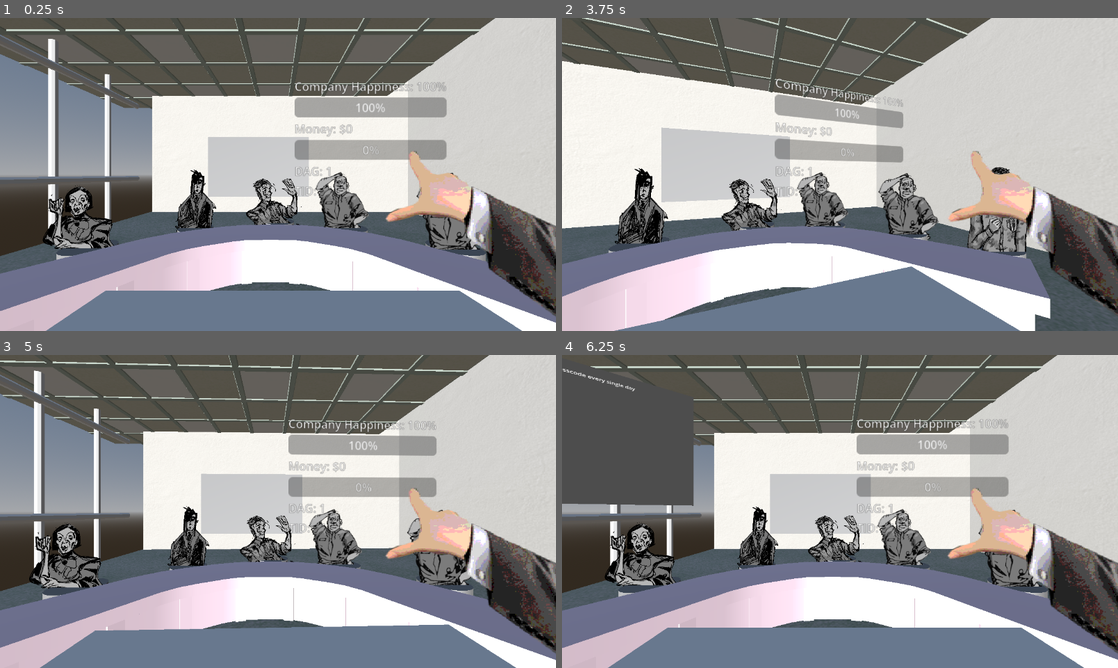
Above: before the commit, frames 1-4 (two rows, left to right).
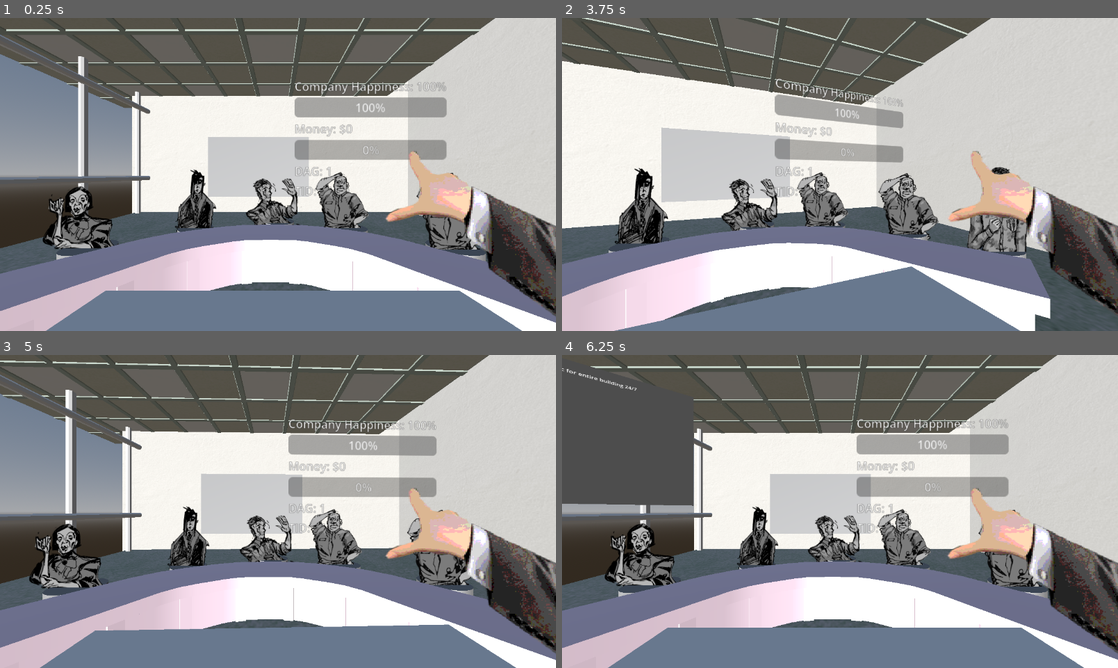
Above: after the commit, the same moments.

Repository: DebugCookie/FIB_GameJam
Game: Godot game, scene res://maxTestScene.tscn
The game is run twice, just before and just after one commit, with the same random seed, the same clock (stepped at 60 frames per second) and the same inputs.
Inputs (mouse positions are in pixels of both pictures, inside the frame that each line leads up to):
- Up to frame 1 (0.25 s): no input
- Up to frame 2 (3.75 s): tap Enter (ui_accept) at 0.5, 0.77, 1.25, 1.52, 2, 2.75, 3.02, 3.5 s; move the mouse to (962, 158) at 0.52 s; hold Right (ui_right) 0.53-1.28 s; click (962, 158) at 0.67 s; move the mouse to (728, 190) at 1.27 s; hold Down (ui_down) 1.28-2.03 s; move the mouse to (895, 105) at 2.02 s; hold Right (ui_right) 2.03-2.78 s; move the mouse to (812, 237) at 2.77 s; hold Up (ui_up) 2.78-3.53 s; click (812, 237) at 2.92 s; move the mouse to (1006, 221) at 3.52 s; hold Left (ui_left) from 3.53 s (still down)
- Up to frame 3 (5 s): keep holding Left (ui_left); tap Enter (ui_accept) at 3.77, 4.52 s; move the mouse to (111, 464) at 4.27 s
- Up to frame 4 (6.25 s): move the mouse to (867, 511) at 5.02 s; release Left (ui_left) at 5.03 s; hold Down (ui_down) 5.03-5.78 s; click (867, 511) at 5.17 s; tap Enter (ui_accept) at 5.75, 6.02 s; move the mouse to (756, 433) at 5.77 s; hold Right (ui_right) from 5.78 s (still down)

The runs differ from the first frame. In frame 1, 4.1% of the frame differs, in the area x 0-55%, y 6-87%; in frame 2, 0.4%; in frame 3, 4.2%, in the area x 0-54%, y 4-87%; in frame 4, 2.6%.

Commit message:
Clean up

Diff:
--- a/Json/dialogue.json
+++ b/Json/dialogue.json
@@ -1,18 +1,89 @@
 {
   "Karen": [
-	{ "text": "Upgrade everyone to a Thinkpad", "weight": 5, "morale_impact": { "Moral": 10, "Money": -2 } },
-	{ "text": "Change office dresscode every single day", "weight": 5, "morale_impact": { "Moral": 10, "Money": -2 } },
-	{ "text": "Drill a hole in office mugs", "weight": 3, "morale_impact": { "Moral": -5, "Money": 15 } }
+	{ "text": "Upgrade everyone to a Thinkpad", "weight": 5, "morale_impact": { "Moral": -20, "Money": 20000 } },
+	{ "text": "Change office dresscode every single day", "weight": 5, "morale_impact": { "Moral": 10, "Money": 0 } },
+	{ "text": "Drill a hole in office mugs", "weight": 5, "morale_impact": { "Moral": -10, "Money": 0 } },
+	{ "text": "Let me play music for entire building 24/7", "weight": 5, "morale_impact": { "Moral": -20, "Money": 0 } },
+	{ "text": "Make sure everyone wears a lot of parfume", "weight": 5, "morale_impact": { "Moral": -10, "Money": 0 } },
+	{ "text": "Ban voting", "weight": 5, "morale_impact": { "Moral": -10, "Money": 0 } },
+	{ "text": "Ban abortions", "weight": 5, "morale_impact": { "Moral": -10, "Money": 0 } },
+	{ "text": "Remove and sell all doors", "weight": 5, "morale_impact": { "Moral": -10, "Money": 10000 } },
+	{ "text": "Only decaffinated coffee in the office", "weight": 5, "morale_impact": { "Moral": -20, "Money": 10000 } },
+	{ "text": "Add positive crystals to the Office", "weight": 5, "morale_impact": { "Moral": 10, "Money": -10000 } },
+	{ "text": "Tarot readings every week", "weight": 5, "morale_impact": { "Moral": 20, "Money": -10000 } },
+	{ "text": "Go shit yourself", "weight": 2, "morale_impact": { "Moral": 20, "Money": 0 } },
+	{ "text": "Punish people more", "weight": 3, "morale_impact": { "Moral": -10, "Money": 0 } }
   ],
   "BossBaby": [
-	{ "text": "Buy me a Ferrari", "weight": 4, "morale_impact": { "Moral": 12, "Money": 0 } },
-	{ "text": "Let me work 2 hours a day", "weight": 5, "morale_impact": { "Moral": -20, "Money": 25 } },
-	{ "text": "Lets party in Ibiza every weekend", "weight": 6, "morale_impact": { "Moral": -20, "Money": 25 } }
+	{ "text": "Buy me a Ferrari", "weight": 4, "morale_impact": { "Moral": 0, "Money": -10000 } },
+	{ "text": "Let me work 2 hours a day", "weight": 5, "morale_impact": { "Moral": 20, "Money": 0 } },
+	{ "text": "Lets rebuild one floor into a spa", "weight": 5, "morale_impact": { "Moral": 20, "Money": -10000 } },
+	{ "text": "Threesome at my place 18:00, 2 spots left", "weight": 5, "morale_impact": { "Moral": 20, "Money": 0 } },
+	{ "text": "Send 300B to Israel", "weight": 5, "morale_impact": { "Moral": -20, "Money": -20000 } },
+	{ "text": "Hire my friend", "weight": 5, "morale_impact": { "Moral": 0, "Money": 0 } },
+	{ "text": "Lets party in Ibiza every weekend", "weight": 6, "morale_impact": { "Moral": 20, "Money": -10000 } }
   ],
-  "Celine": [],
-  "David": [],
-  "Erik": [],
-  "Frida": [],
-  "Gustav": [],
-  "Hanna": []
+  "Depressed": [
+	{ "text": "Stabilize the Middle East", "weight": 4, "morale_impact": { "Moral": 10, "Money": 10000 } },
+	{ "text": "Fix World Hunger", "weight": 4, "morale_impact": { "Moral": 20, "Money": -20000 } },
+	{ "text": "Hire office psychologist", "weight": 4, "morale_impact": { "Moral": 20, "Money": -10000 } },
+	{ "text": "Hire orphans from the streets for free", "weight": 4, "morale_impact": { "Moral": 20, "Money": 10000 } },
+	{ "text": "Dropship products from china", "weight": 4, "morale_impact": { "Moral": 0, "Money": 20000 } },
+	{ "text": "Find every rat in the city and sell them to Circuses", "weight": 4, "morale_impact": { "Moral": 10, "Money": 20000 } },
+	{ "text": "Ressurect Jesus", "weight": 4, "morale_impact": { "Moral": 20, "Money": 20000 } },
+	{ "text": "Hire office psychologist", "weight": 4, "morale_impact": { "Moral": 20, "Money": -10000 } }
+],
+  "Richard": [
+	{ "text": "Can't we just do better?", "weight": 4, "morale_impact": { "Moral": 0, "Money": 0 } },
+	{ "text": "What if we sell air?", "weight": 4, "morale_impact": { "Moral": 0, "Money": 0 } },
+	{ "text": "Why don't we just make more money?", "weight": 4, "morale_impact": { "Moral": 0, "Money": 0 } },
+	{ "text": "Can't we just come up with some ideas?", "weight": 4, "morale_impact": { "Moral": 0, "Money": 0 } },
+	{ "text": "Can't we just be nicer to each other?", "weight": 4, "morale_impact": { "Moral": 0, "Money": 0 } },
+	{ "text": "Should we copyright words?", "weight": 4, "morale_impact": { "Moral": 0, "Money": 0 } }
+],
+  "HR": [
+	{ "text": "Let's buy more AI tokens", "weight": 4, "morale_impact": { "Moral": -10, "Money": -10000 } },
+	{ "text": "Replace Old guy with AI", "weight": 4, "morale_impact": { "Moral": 10, "Money": 10000 } },
+	{ "text": "Fire 50% of the office.", "weight": 4, "morale_impact": { "Moral": -20, "Money": 20000 } },
+	{ "text": "Replace all coffemachines with AI", "weight": 4, "morale_impact": { "Moral": -10, "Money": 10000 } },
+	{ "text": "Sponsor local satanists", "weight": 4, "morale_impact": { "Moral": 10, "Money": -10000 } },
+	{ "text": "Sell water to datacenters", "weight": 4, "morale_impact": { "Moral": -10, "Money": 20000 } },
+	{ "text": "Fire Scorpios.", "weight": 4, "morale_impact": { "Moral": 0, "Money": 10000 } }
+],
+  "MilitaryGuy": [
+	{ "text": "Buy LockheedMartin stocks", "weight": 4, "morale_impact": { "Moral": -10, "Money": 20000 } },
+	{ "text": "Buy Reinmetal stocks", "weight": 4, "morale_impact": { "Moral": -10, "Money": 20000 } },
+	{ "text": "Sell insider information", "weight": 4, "morale_impact": { "Moral": -10, "Money": 20000 } },
+	{ "text": "Pentagon Collab", "weight": 4, "morale_impact": { "Moral": -10, "Money": 20000 } },
+	{ "text": "Sell land in invaded regions", "weight": 4, "morale_impact": { "Moral": -10, "Money": 20000 } },
+	{ "text": "Buy more Oil", "weight": 4, "morale_impact": { "Moral": -10, "Money": 20000 } },
+	{ "text": "Destabilize the Middle East", "weight": 4, "morale_impact": { "Moral": -10, "Money": 20000 } },
+	{ "text": "Introduce the Purge and sell guns", "weight": 4, "morale_impact": { "Moral": -10, "Money": 20000 } },
+	{ "text": "Sell more Oil", "weight": 4, "morale_impact": { "Moral": -10, "Money": 20000 } },
+	{ "text": "Sell guns", "weight": 4, "morale_impact": { "Moral": -10, "Money": 20000 } },
+	{ "text": "Sell people", "weight": 4, "morale_impact": { "Moral": -10, "Money": 20000 } },
+	{ "text": "Sell How to Torture books", "weight": 4, "morale_impact": { "Moral": -10, "Money": 20000 } },
+	{ "text": "Install Palantir cameras everywhere", "weight": 4, "morale_impact": { "Moral": -10, "Money": -10000 } }
+],
+  "OldGuy": [
+	{ "text": "Hold a motivational speech about company values", "weight": 4, "morale_impact": { "Moral": 20, "Money": 0 } },
+	{ "text": "All should compliment the Boss ", "weight": 4, "morale_impact": { "Moral": -10, "Money": 10000 } },
+	{ "text": "Bow to upper managment", "weight": 4, "morale_impact": { "Moral": -10, "Money": 10000 } },
+	{ "text": "Praise the company", "weight": 4, "morale_impact": { "Moral": 10, "Money": 10000 } },
+	{ "text": "Launch a propaganda campaing", "weight": 4, "morale_impact": { "Moral": 20, "Money": 0 } },
+	{ "text": "Give more company stock to senior employees", "weight": 4, "morale_impact": { "Moral": 10, "Money": 0 } },
+	{ "text": "Free viagra at coffee stations", "weight": 4, "morale_impact": { "Moral": -10, "Money": -10000 } },
+	{ "text": "Add Heart starters on walls", "weight": 4, "morale_impact": { "Moral": 10, "Money": -10000 } },
+	{ "text": "Invest in Bitcoin", "weight": 4, "morale_impact": { "Moral": 0, "Money": -10000 } },
+	{ "text": "Funeral financial package for employees", "weight": 4, "morale_impact": { "Moral": 10, "Money": -10000 } }
+],
+  "Janitor": [
+	{ "text": "Cut costs where possible", "weight": 4, "morale_impact": { "Moral": 0, "Money": 10000 } },
+	{ "text": "Make sure employees are happy", "weight": 4, "morale_impact": { "Moral": 20, "Money": 0 } },
+	{ "text": "Make product line better", "weight": 4, "morale_impact": { "Moral": 0, "Money": 20000 } },
+	{ "text": "Sell solutions to peoples problems", "weight": 4, "morale_impact": { "Moral": 0, "Money": 20000 } },
+	{ "text": "Hire more interns", "weight": 4, "morale_impact": { "Moral": 10, "Money": 20000 } },
+	{ "text": "Donate money to GameTown", "weight": 4, "morale_impact": { "Moral": 50, "Money": 40000 } },
+	{ "text": "Collect all garbage on the streets and sell it", "weight": 4, "morale_impact": { "Moral": 10, "Money": 10000 } }
+	]
 }
--- a/maxTestScene.tscn
+++ b/maxTestScene.tscn
@@ -310,19 +310,22 @@
 transform = Transform3D(1, 0, 0, 0, 1, 0, 0, 0, 1, 0, -0.07681596, -0.059896484)
 
 [node name="Floor" parent="." unique_id=970781916 instance=ExtResource("7_8kcya")]
-transform = Transform3D(-1, 8.742278e-08, 0, -8.742278e-08, -1, 0, 0, 0, 1, 0.30511138, -0.071014374, -0.21940626)
+transform = Transform3D(-1.2436589, 8.742278e-08, 0, -1.08724116e-07, -1, 0, 0, 0, 1.8158991, 0.43495896, -0.071014374, -0.21940626)
 
 [node name="SM_Wall" parent="." unique_id=1219317071 instance=ExtResource("10_3pouy")]
-transform = Transform3D(-1, 0, -8.742278e-08, 0, 1, 0, 8.742278e-08, 0, -1, 0.39856073, -0.13130234, -0.31957725)
+transform = Transform3D(-1, 0, -8.742278e-08, 0, 1, 0, 8.742278e-08, 0, -1, 0.39856073, -0.13130234, -0.23945713)
 
 [node name="SM_Wall2" parent="." unique_id=1887927298 instance=ExtResource("10_3pouy")]
-transform = Transform3D(1.3113416e-07, 0, -1, 0, 1, 0, 1, 0, 1.3113416e-07, 0.008830994, -0.13130234, -0.62866175)
+transform = Transform3D(1.3113416e-07, 0, -1.1545465, 0, 1, 0, 1, 0, 1.5140049e-07, 0.008830994, -0.13130234, -0.62866175)
+
+[node name="SM_Wall3" parent="." unique_id=1447902437 instance=ExtResource("10_3pouy")]
+transform = Transform3D(-2.1855693e-07, 0, 1.1545465, 0, 1, 0, -1, 0, -2.5233413e-07, 0.008830994, -0.13130234, 0.123515904)
 
 [node name="SM_Roof" parent="." unique_id=1421866103 instance=ExtResource("11_be4fj")]
 transform = Transform3D(-1, 8.742278e-08, 0, -8.742278e-08, -1, 0, 0, 0, 1, -0.063537, 0.28677952, -0.24673656)
 
 [node name="SM_Window" parent="." unique_id=763268013 instance=ExtResource("12_2p1gs")]
-transform = Transform3D(-0.71, 0, -1.07207015e-07, 0, 0.80805326, 0, 1.07207015e-07, 0, -0.71, -0.38354537, -0.055646427, -0.23457122)
+transform = Transform3D(-0.7099999, 0, -1.4956696e-07, 0, 0.80805326, 0, 1.0720701e-07, 0, -0.9905372, -0.38354537, -0.055646427, -0.23754987)
 
 [node name="Hand" type="CanvasLayer" parent="." unique_id=1550629561]
 
Binary file removed: Art Assets/2d/SM_Roof_Texture_Ceiling_Emissive.png
Binary file removed: Art Assets/2d/Texture/SM_Roof_Texture_Ceiling.png
Binary file removed: Art Assets/2d/Texture/SM_Wall_Texture_Wall.png
Not shown, changed: Art Assets/2d/characters/Emo_ClosedMouth.png.import
Not shown, added: Art Assets/2d/characters/Emo_OpenMouth.png.import
Not shown, added: Art Assets/2d/characters/Karen_ClosedMouth.png.import
Not shown, added: Art Assets/2d/characters/Karen_OpenMouth.png.import
Not shown, added: Art Assets/2d/characters/Nepo_ClosedMouth.png.import
Not shown, added: Art Assets/2d/characters/Nepo_Open mouth.png.import
Not shown, added: Art Assets/2d/characters/militaryguy.png.import
Not shown, added: Art Assets/2d/characters/militaryguy_openmouth.png.import
Not shown: 1 places in maxTestScene.tscn that only renumber resources
